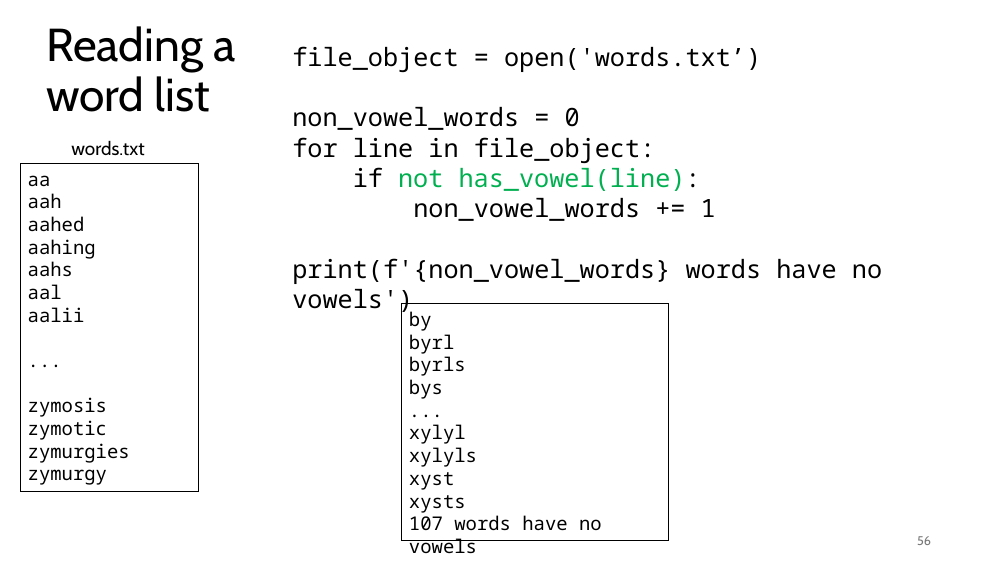
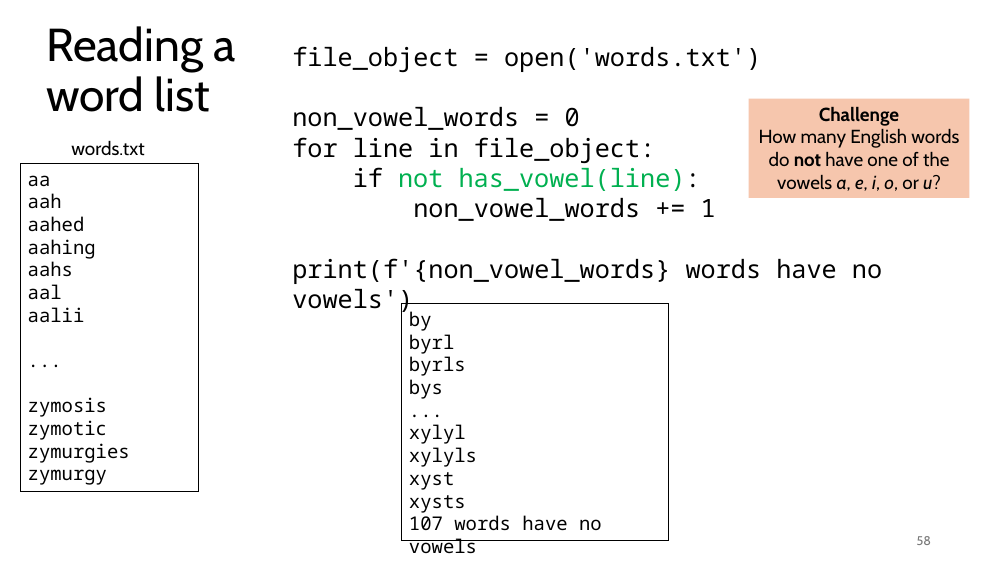
Before and after one commit to tjd1234/cmpt120fall2024, a slide deck: slide 58 of lecture_notes/chapter7/chapter7.pptx (slide 56 before the commit). Drawn at 1008x567 pixels with LibreOffice and Linux fonts; fonts in the diff are those of the drawing. Boxes give left, top, right and bottom in pixels: in the first picture for what was removed or moved away, otherwise in the second. Text is boxed around its words. In the diff, an @@ line names an element or a change of style, - is before the commit and + after.

```diff
--- a/lecture_notes/chapter7/chapter7.pptx
+++ b/lecture_notes/chapter7/chapter7.pptx
@@ rectangle added at (749, 98, 969, 197), fill #F6C6AD, 18 pt, text #000000 @@
+Challenge
+How many English words do not have one of the vowels a, e, i, o, or u?
@@ page number at (917, 536, 931, 545): text changed @@
-56
+58
```
Also in this commit, not shown: 49 other slides changed, 15 slides added, 1 slide removed, 2 other files.
